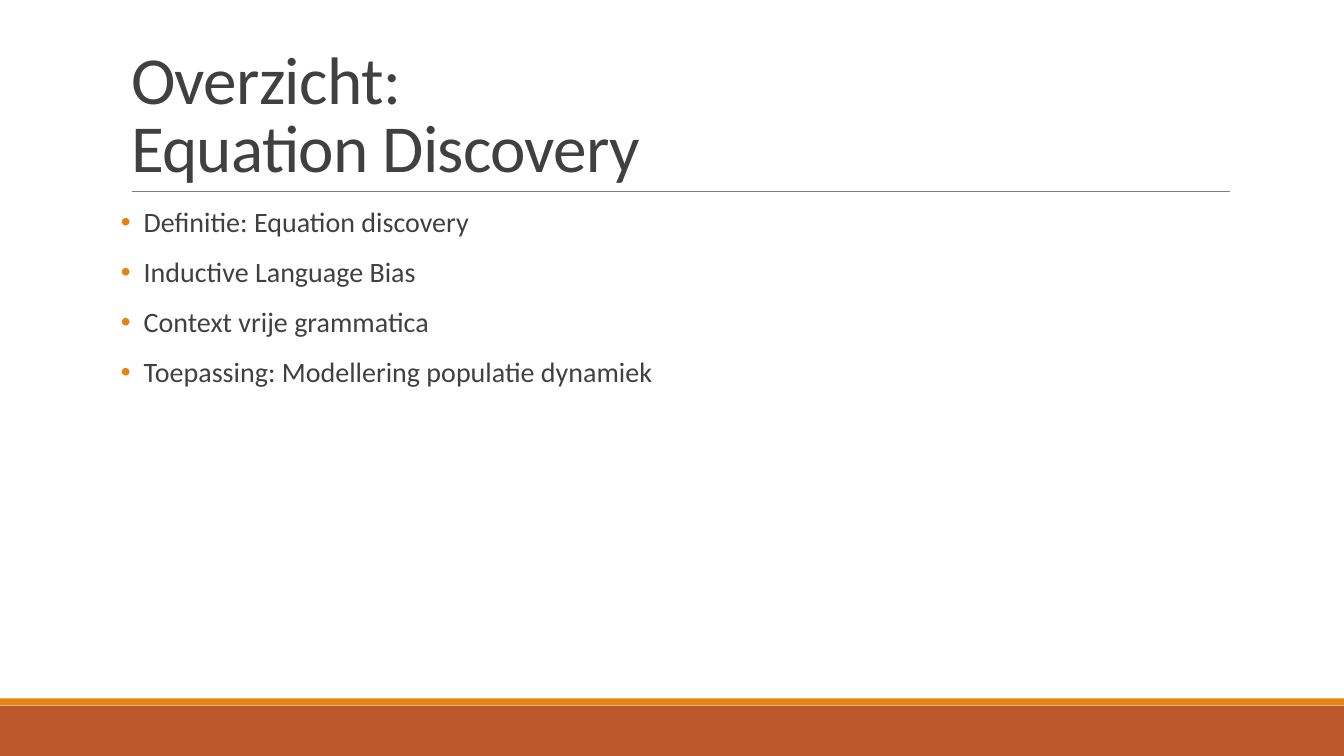
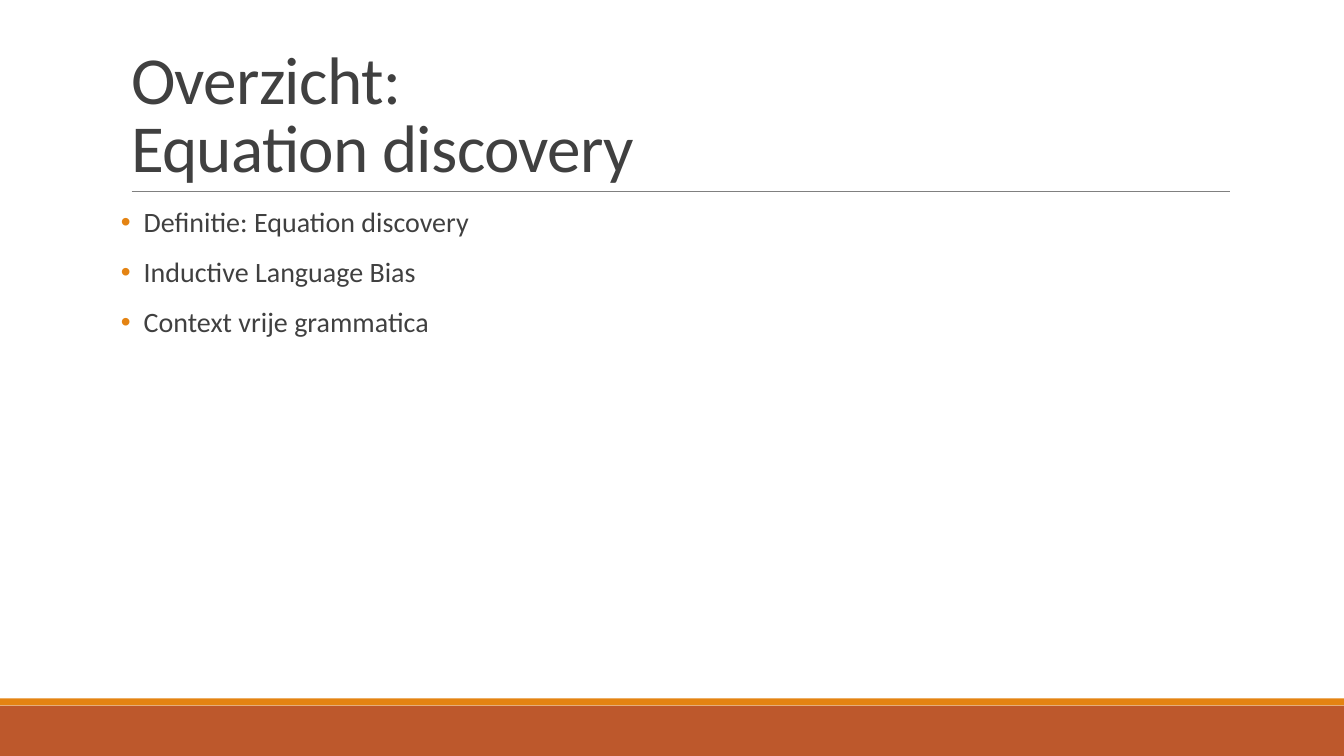
Before and after one commit to TomDeGroote/Bachelorproef, a slide deck: slide 19 of Opdracht 2/Literatuurstudie.pptx. Drawn at 1344x756 pixels with LibreOffice and Linux fonts; fonts in the diff are those of the drawing. Boxes give left, top, right and bottom in pixels: in the first picture for what was removed or moved away, otherwise in the second. Text is boxed around its words. In the diff, an @@ line names an element or a change of style, - is before the commit and + after.

```diff
--- a/Opdracht 2/Literatuurstudie.pptx
+++ b/Opdracht 2/Literatuurstudie.pptx
@@ title at (x1=131, y1=57, x2=633, y2=183): text changed @@
-Overzicht:
-Equation Discovery
+Overzicht:
+Equation discovery
@@ text at (x1=144, y1=362, x2=652, y2=387): paragraph removed @@
-• Toepassing: Modellering populatie dynamiek
```
Also in this commit, not shown: 7 other slides changed, 1 slide added, 1 slide removed, 4 other files.
